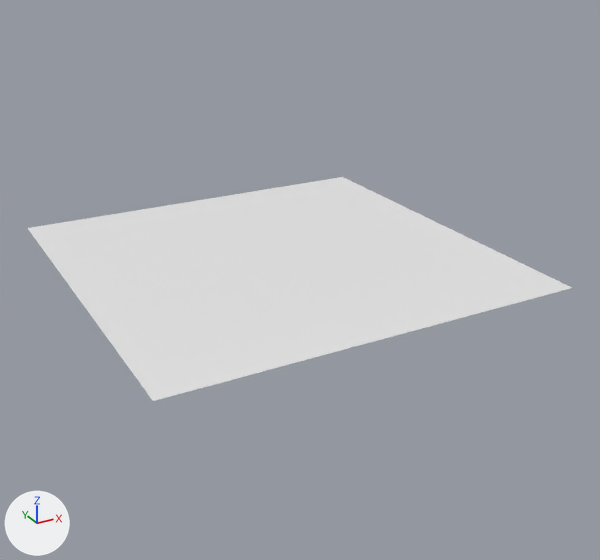
The Blender file WFCScripting.blend as it was, and as the next commit left it.
The view is the same before and after, from a 50 mm camera at (-1.75, -3.43, 1.55) aimed at (0.08, -0.1, -0.11). The axes (+X, +Y, +Z) are drawn at lower left. The lights are the same throughout.

Names of what the first picture shows: 'Flat floor'.
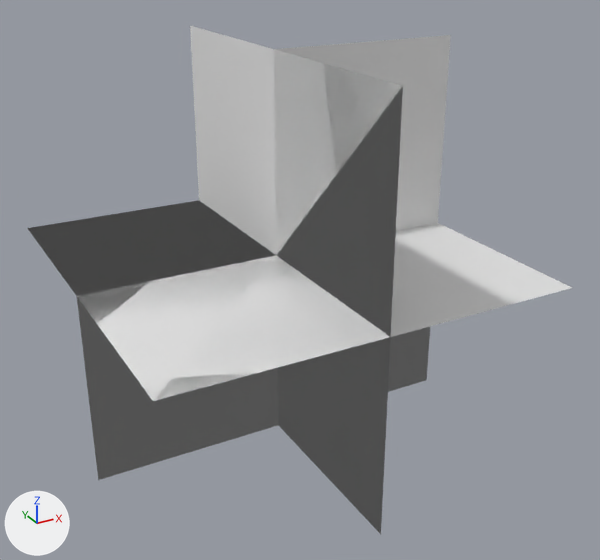
Location of each change, (x1, y1, x2, y2) in pixels of the pictures (600 x 560 px):
'Inwards ceiling corner', shown
    after: (31, 35, 451, 401)
'Flat wall', shown
    after: (190, 26, 403, 534)
'Inwards floor corner', shown
    after: (28, 200, 391, 533)
'Outwards corner', shown
    after: (77, 297, 278, 480)
'Floor edge', shown
    after: (388, 327, 430, 392)
'Flat floor', unchanged, covered by the edit
    before: (28, 177, 572, 401)
    after: (391, 223, 572, 337)

Edits to the bpy script that builds the scene:
```text
Change ob_inwards_floor_corner:
    remove ob_inwards_floor_corner.hide_set(True)
Change ob_flat_wall:
    remove ob_flat_wall.hide_set(True)
Change ob_inwards_ceiling_corner:
    remove ob_inwards_ceiling_corner.hide_set(True)
Change ob_outwards_corner:
    remove ob_outwards_corner.hide_set(True)
Change ob_floor_edge:
    remove ob_floor_edge.hide_set(True)
```
